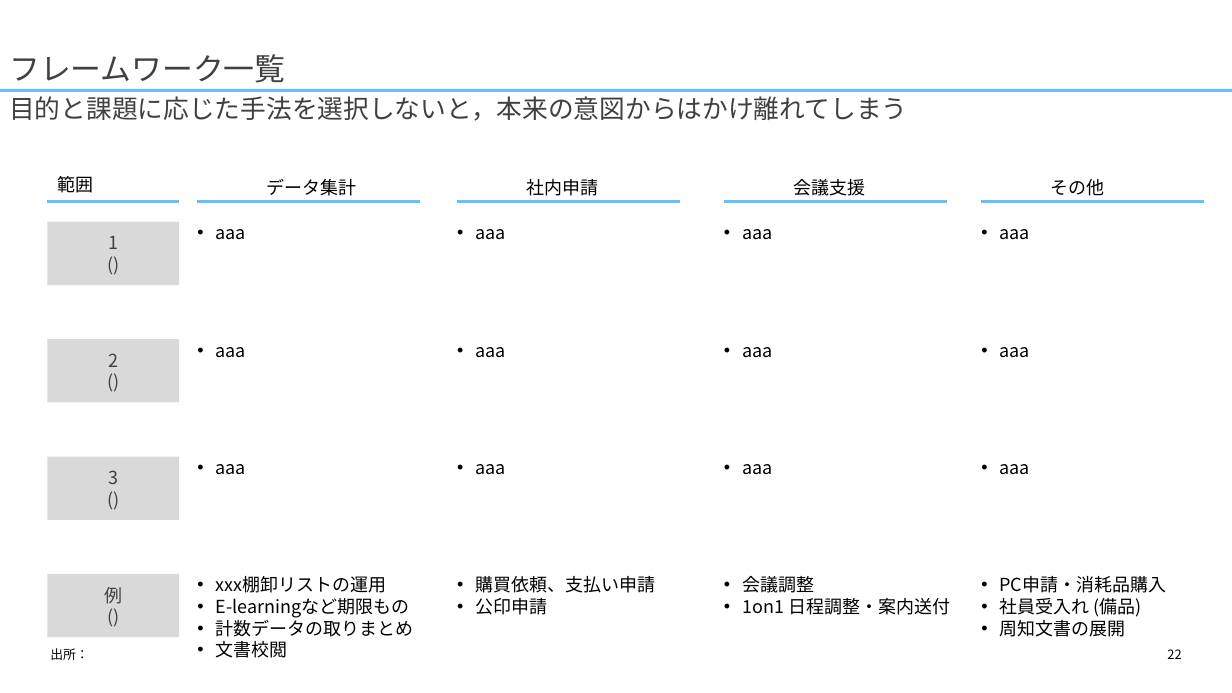
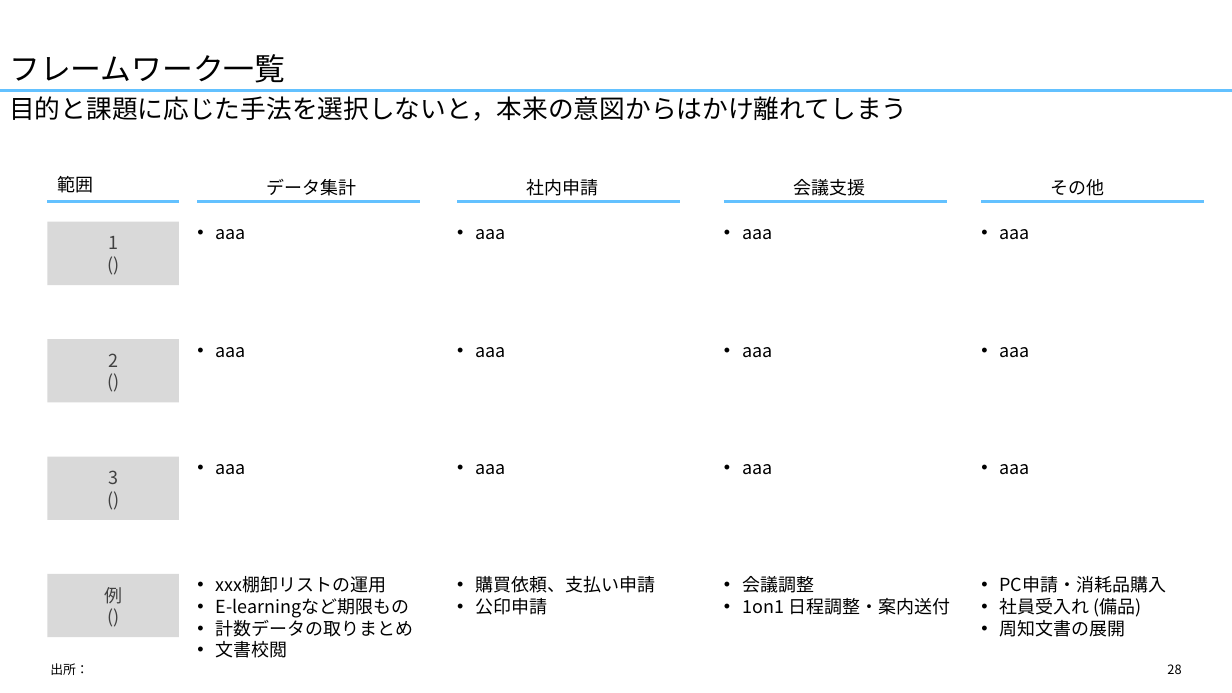
Before and after one commit to yuzucha16/dotfiles, a slide deck: slide 28 of office/Blank.potx (slide 22 before the commit). Drawn at 1232x693 pixels with LibreOffice and Linux fonts; fonts in the diff are those of the drawing. Boxes give left, top, right and bottom in pixels: in the first picture for what was removed or moved away, otherwise in the second. Text is boxed around its words. In the diff, an @@ line names an element or a change of style, - is before the commit and + after.

```diff
--- a/office/Blank.potx
+++ b/office/Blank.potx
@@ title "フレームワーク一覧" at (9,54,285,83): text colour #404040 to #000000 @@
@@ text "目的と課題に応じた手法を選択しないと，本来の意図からはかけ離れてしまう" at (9,96,907,121): text colour #404040 to #000000 @@
@@ text "出所：": place and size @@
-text "出所：" at (50,648,88,660)
+text "出所：" at (50,663,88,675)
@@ page number at (1167,664,1181,674): text changed @@
-22
+28
```
Also in this commit, not shown: 24 other slides changed, 4 slides added.
